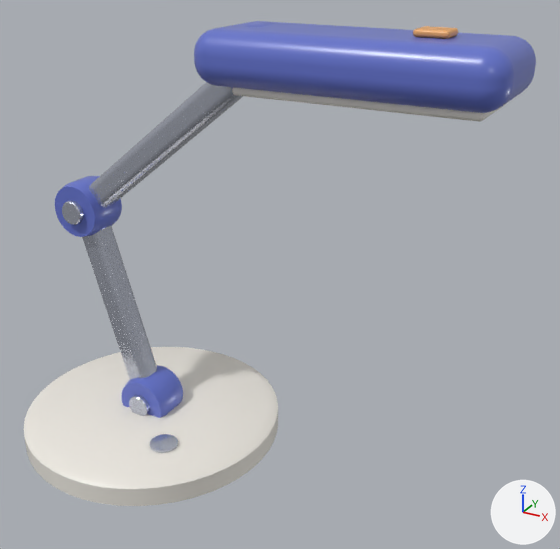
The glTF model packages/assets/3d/task-lamp/task-lamp.glb: old version first, new version second.
Both versions are drawn from a camera (50 mm lens) standing at (1.45, -2.2, 1.02) and looking at (0.2, 0.08, -0.12). Lighting does not change. The marker at lower right points along +X, +Y and +Z. The first picture is the older version. Vertices at exactly the same position are counted once.

In view in the first picture: 'task-lamp'.
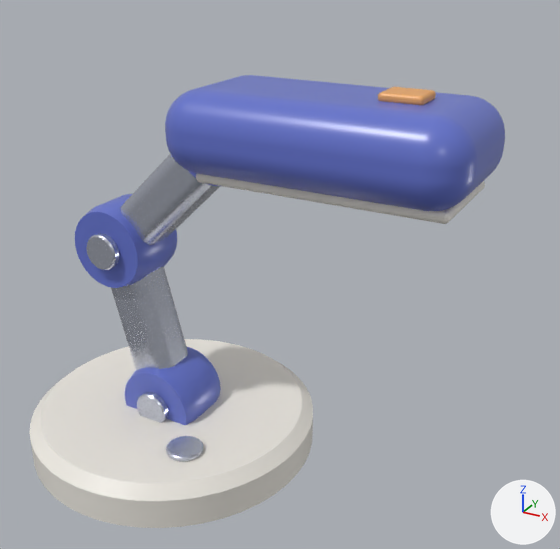
Pixel boxes [x1, y1, x2, y2] of what changed, in the pictures (560 x 549 px; the box of a moved part takes in the faces that stretch with it):
'task-lamp', reshaped (7% narrower, 7% shorter)
    before: [24, 21, 536, 506]
    after: [30, 75, 505, 528]
part 1 of me_task_lamp, moved or reshaped
    before: [24, 347, 278, 506]
    after: [30, 339, 313, 528]
part 2 of me_task_lamp, moved or reshaped
    before: [232, 87, 504, 122]
    after: [196, 174, 485, 224]
part 3 of me_task_lamp, moved or reshaped
    before: [129, 395, 150, 416]
    after: [137, 392, 168, 423]
part 4 of me_task_lamp, moved or reshaped
    before: [62, 200, 83, 225]
    after: [86, 233, 119, 270]
part 5 of me_task_lamp, moved or reshaped
    before: [150, 434, 178, 453]
    after: [166, 436, 204, 461]
part 6 of me_task_lamp, moved or reshaped
    before: [121, 365, 183, 418]
    after: [125, 346, 221, 425]
part 7 of me_task_lamp, moved or reshaped
    before: [55, 176, 122, 237]
    after: [75, 194, 177, 288]
part 8 of me_task_lamp, moved or reshaped (mostly hidden)
    before: [231, 22, 275, 89]
    after: [189, 171, 218, 186]
part 9 of me_task_lamp, moved or reshaped
    before: [413, 26, 458, 39]
    after: [378, 87, 436, 105]
part 10 of me_task_lamp, moved or reshaped
    before: [82, 21, 536, 380]
    after: [111, 75, 505, 370]

What the commit changed:
me_task_lamp is used by ob_task_lamp; location (0.0, 0.0, 0.0).
me_task_lamp had 5394 vertices, 10716 faces and spanned x -0.9..1.0, y -0.53..0.53, z -0.96..0.78.
me_task_lamp now has 5394 vertices, 10716 faces and spans x -0.84..0.94, y -0.58..0.58, z -1.0..0.6.
me_task_lamp part 1: the loose piece of 198 vertices spanning x -0.9..0.16, y -0.53..0.53, z -0.94..-0.81 is scaled about its middle by (1.09, 1.09, 1.54), then moved by (0.11, 0.0, 0.01).
me_task_lamp part 2: the loose piece of 728 vertices spanning x 0.16..0.94, y -0.16..0.11, z 0.56..0.59 is scaled about its middle by (1.07, 1.41, 1.21), then moved by (-0.08, 0.0, -0.28).
me_task_lamp part 3: the loose piece of 194 vertices spanning x -0.42..-0.32, y -0.1..-0.08, z -0.82..-0.72 is scaled about its middle by (1.49, 1.4, 1.49), then moved by (0.11, -0.05, 0.05).
me_task_lamp part 4: the loose piece of 194 vertices spanning x -0.67..-0.57, y -0.1..-0.08, z -0.02..0.08 is scaled about its middle by (1.49, 1.4, 1.49), then moved by (0.18, -0.05, -0.11).
me_task_lamp part 5: the loose piece of 194 vertices spanning x -0.2..-0.09, y -0.28..-0.17, z -0.8..-0.79 is scaled about its middle by (1.27, 1.27, 1.54), then moved by (0.13, -0.04, 0.05).
me_task_lamp part 6: the loose piece of 194 vertices spanning x -0.48..-0.26, y -0.08..0.08, z -0.88..-0.66 is scaled about its middle by (1.5, 1.56, 1.5), then moved by (0.11, 0.0, 0.05).
me_task_lamp part 7: the loose piece of 194 vertices spanning x -0.73..-0.51, y -0.08..0.08, z -0.08..0.14 is scaled about its middle by (1.5, 1.56, 1.5), then moved by (0.18, 0.0, -0.11).
me_task_lamp part 8: the loose piece of 194 vertices spanning x 0.06..0.28, y -0.08..0.08, z 0.54..0.76 is scaled about its middle by (1.5, 1.56, 1.5), then moved by (-0.11, 0.0, -0.25).
me_task_lamp part 9: the loose piece of 728 vertices spanning x 0.7..0.8, y -0.07..0.02, z 0.75..0.78 is scaled about its middle by (1.34, 1.34, 1.39), then moved by (-0.07, -0.01, -0.18).
me_task_lamp part 10: 2184 of 5394 vertices moved; they spanned x -0.66..1.0, y -0.22..0.17, z -0.82..0.75 and now span x -0.52..0.94, y -0.29..0.23, z -0.77..0.57; mean shift (0.03, 0.0, -0.15); largest move (0.18, 0.03, 0.59) -> (0.08, 0.05, 0.29).
Other edits to the shape of me_task_lamp do not show in these pictures.
